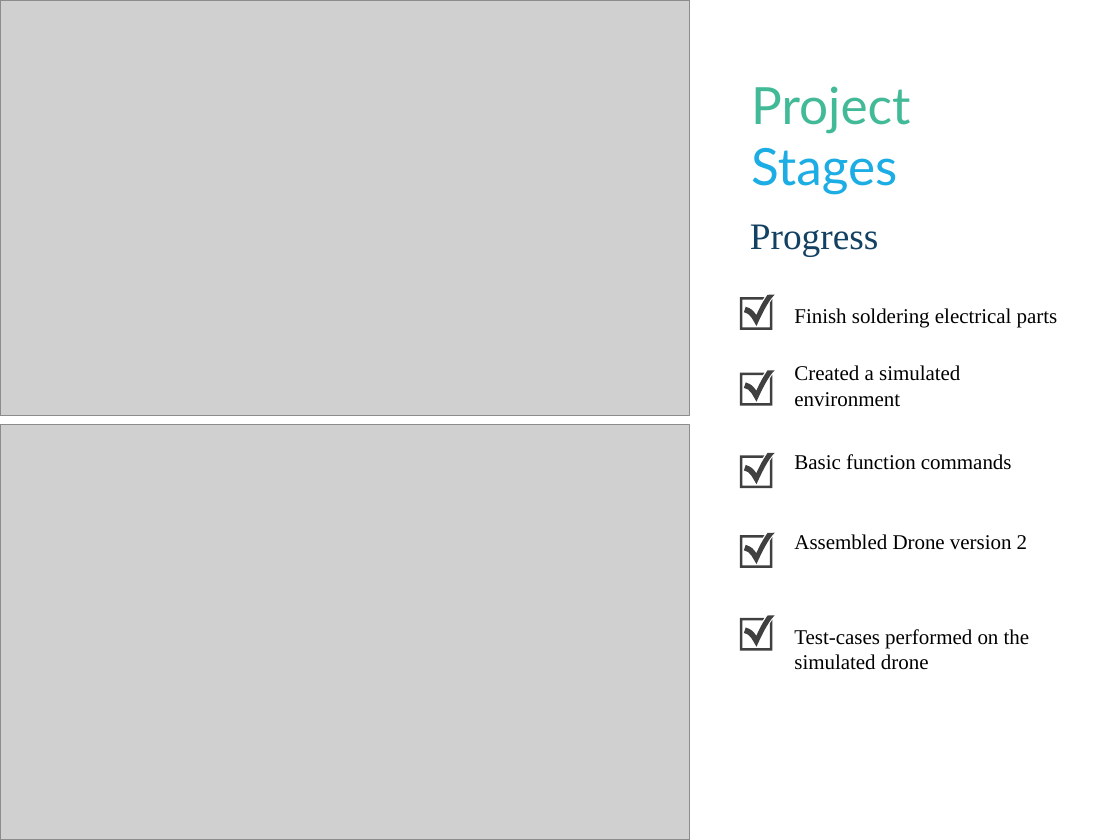
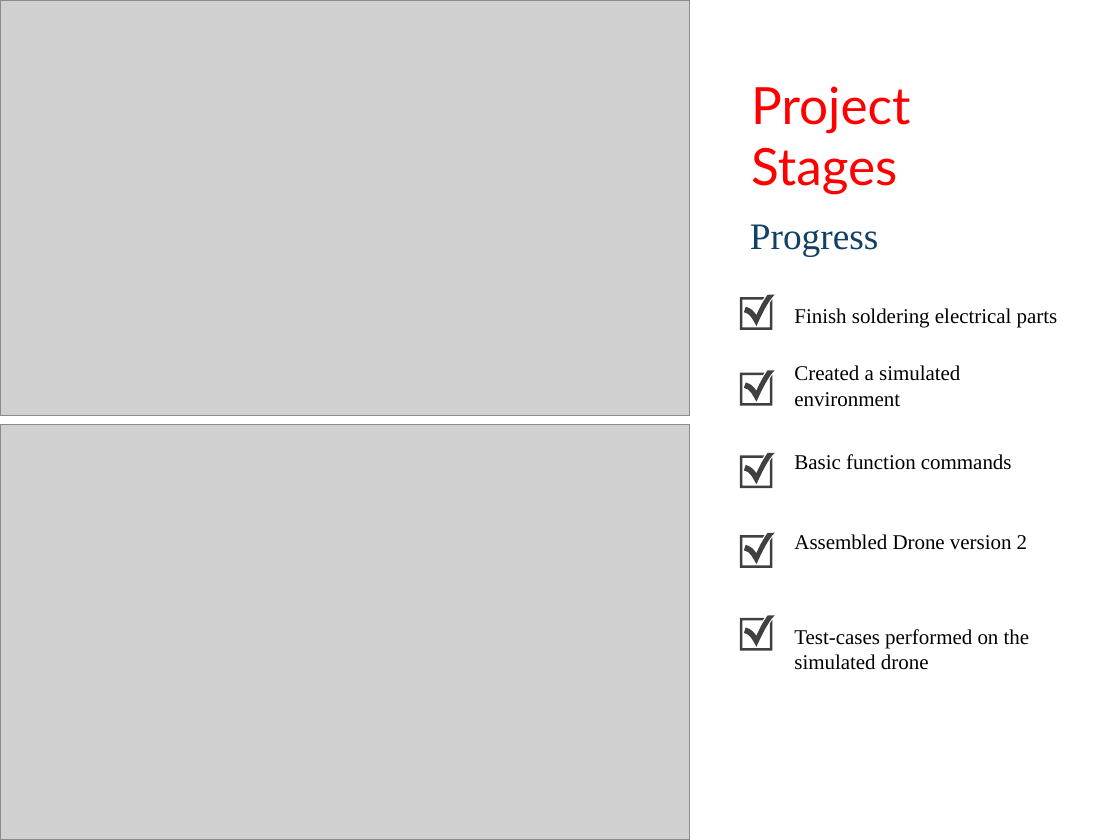
Before and after one commit to 1659012/RnD16Bit, a slide deck: slide 2 of Presentation/Project Status.pptx. Drawn at 1120x840 pixels with LibreOffice and Linux fonts; fonts in the diff are those of the drawing; grey boxes stand for pictures. Boxes give left, top, right and bottom in pixels: in the first picture for what was removed or moved away, otherwise in the second. Text is boxed around its words. In the diff, an @@ line names an element or a change of style, - is before the commit and + after.

```diff
--- a/Presentation/Project Status.pptx
+++ b/Presentation/Project Status.pptx
@@ title "Project Stages" at [751, 86, 910, 195]: text colour #42BA97 to #FF0000 in "Project"; text colour #1CADE4 to #FF0000 in "Stages" @@
```
Also in this commit, not shown: 3 slides added, 4 slides removed, 22 other files.
